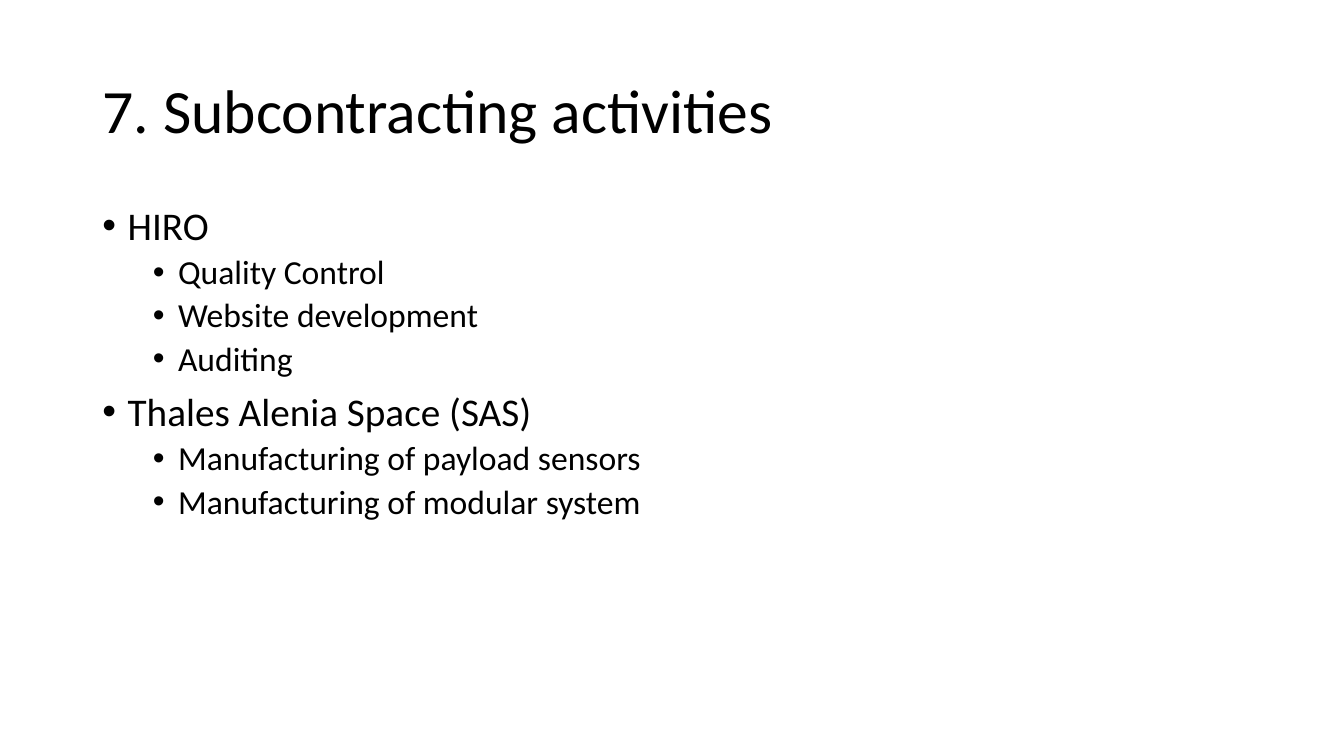
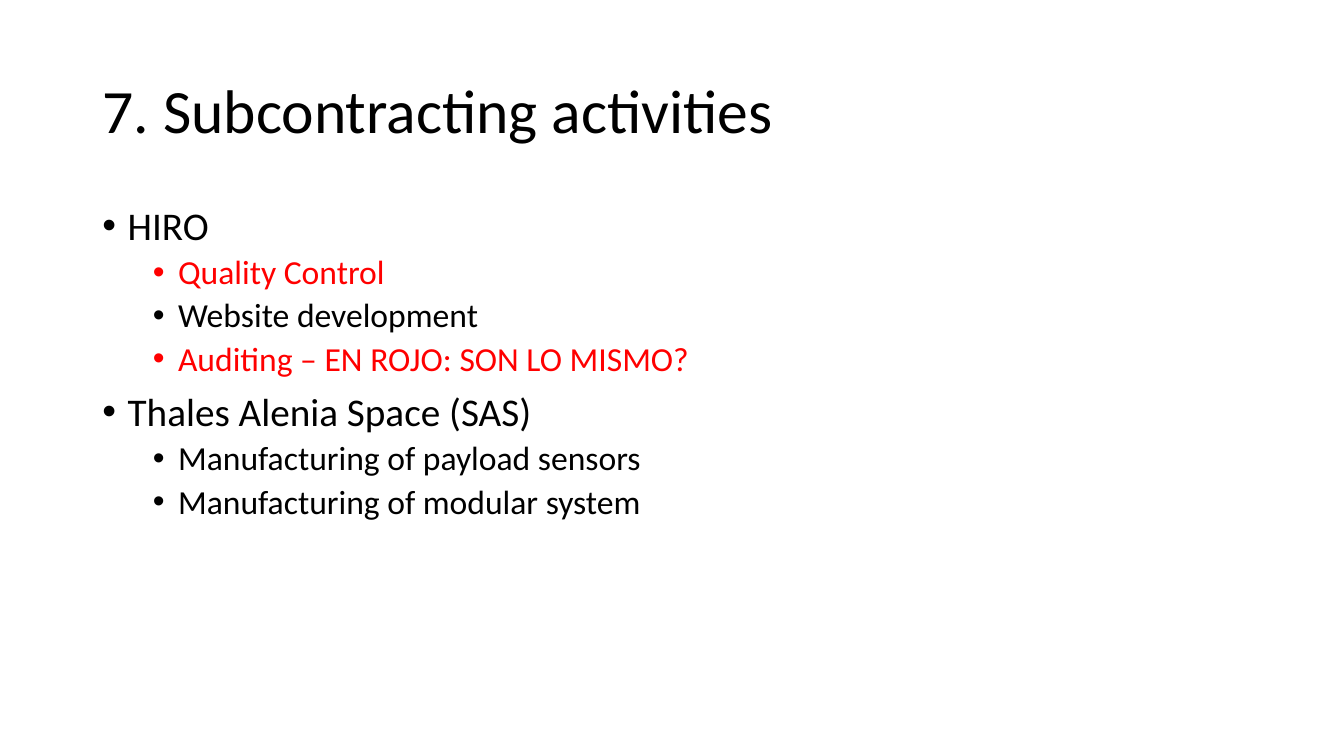
Before and after one commit to AstroProjects/projectsGroup3, a slide deck: slide 2 of Deliverable 6/Presentación/PROVISIONALES/APARTADOS 6 A 10.pptx. Drawn at 1344x756 pixels with LibreOffice and Linux fonts; fonts in the diff are those of the drawing. Boxes give left, top, right and bottom in pixels: in the first picture for what was removed or moved away, otherwise in the second. Text is boxed around its words. In the diff, an @@ line names an element or a change of style, - is before the commit and + after.

```diff
--- a/Deliverable 6/Presentación/PROVISIONALES/APARTADOS 6 A 10.pptx
+++ b/Deliverable 6/Presentación/PROVISIONALES/APARTADOS 6 A 10.pptx
@@ text at (178, 260, 385, 290): text colour #000000 to #FF0000 in "Quality Control" @@
@@ text at (178, 347, 689, 377): text changed; text colour #000000 to #FF0000 @@
-  • Auditing
+  • Auditing – EN ROJO: SON LO MISMO?
```
Also in this commit, not shown: 1 other slide changed, 1 other file.
